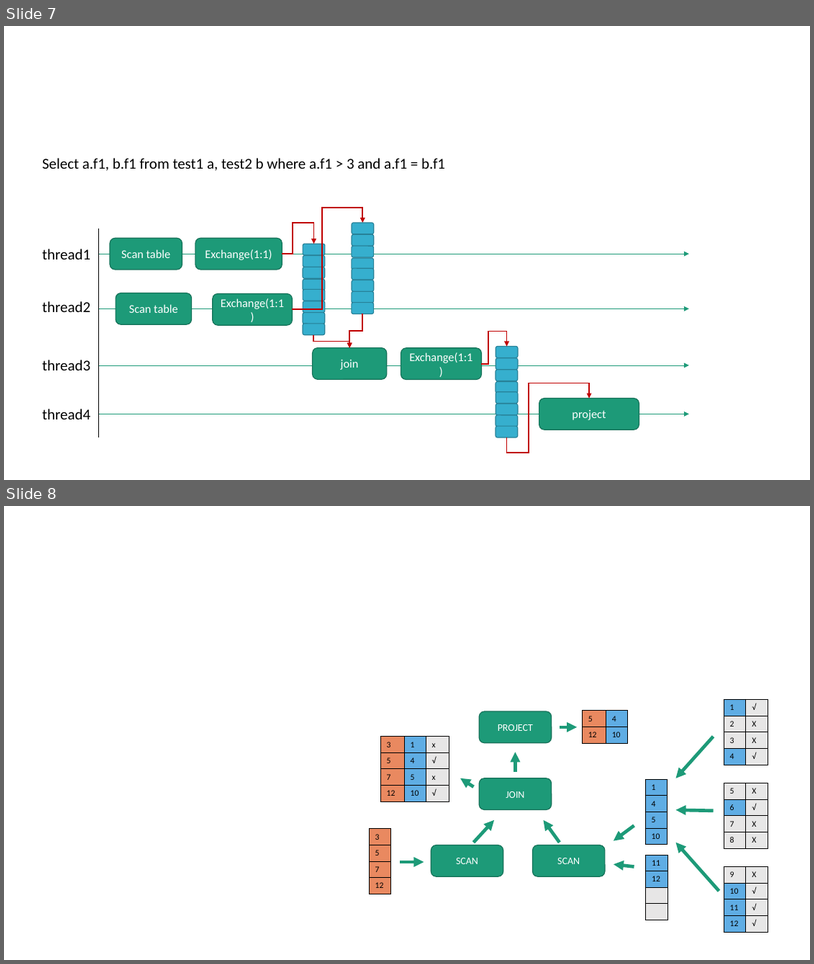
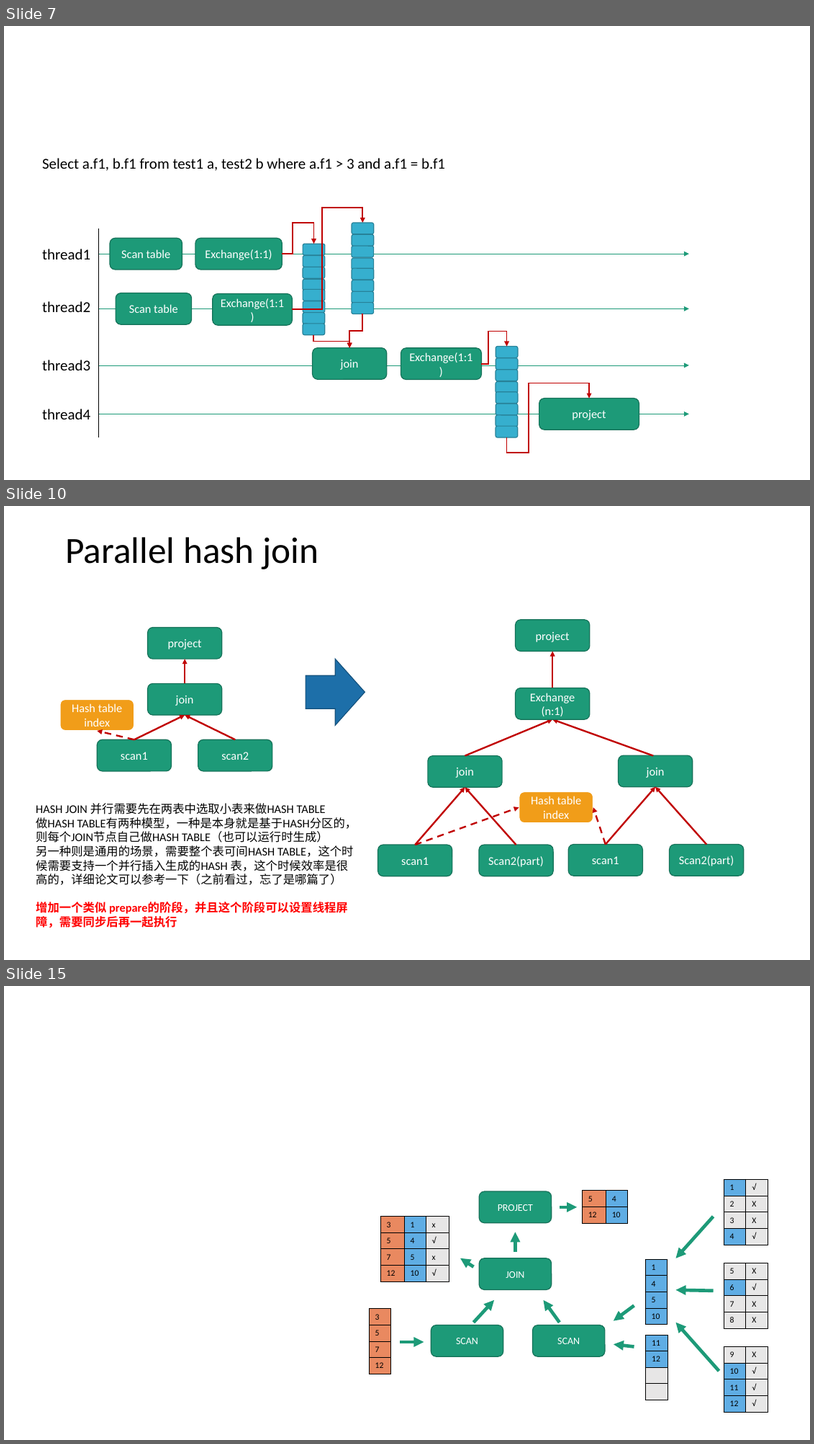
Before and after one commit to scott-zgeng/thor, a slide deck: doc/thor architecture.pptx. Shown one above the other, each under a label of ours: slides 7 and 8 before the commit, slides 7, 10 and 15 after it; the slides between them are not shown. The pictures are 814x964 and 814x1444 pixels, drawn with LibreOffice and Linux fonts; fonts in the diff are those of the drawing. Boxes give left, top, right and bottom in pixels: in the first picture for what was removed or moved away, otherwise in the second. Text is boxed around its words. In the diff, an @@ line names an element or a change of style, - is before the commit and + after.

```diff
--- a/doc/thor architecture.pptx
+++ b/doc/thor architecture.pptx
@@ slide 10 added at [4, 506, 810, 960], background #FFFFFF @@
@@ title added at [65, 537, 319, 569], 44 pt, text #000000 @@
+Parallel hash join
@@ rounded rectangle added at [148, 628, 222, 659], fill #1D9A78, outline #157259 1 pt, 14 pt, text #FFFFFF @@
+project
@@ rounded rectangle added at [516, 620, 590, 651], fill #1D9A78, outline #157259 1 pt, 14 pt, text #FFFFFF @@
+project
@@ arrow added from (553, 688) to (553, 651), #C00000 2 pt @@
@@ arrow added from (185, 683) to (185, 659), #C00000 2 pt @@
@@ right arrow added at [306, 659, 365, 726], fill #1D6FA9, outline #15527D 1 pt @@
@@ rounded rectangle added at [59, 699, 134, 731], fill #F19D19, outline #FFFFFF 1.5 pt, 14 pt, text #FFFFFF @@
+Hash table index
@@ rounded rectangle added at [148, 683, 222, 715], fill #1D9A78, outline #157259 1 pt, 14 pt, text #FFFFFF @@
+join
@@ rounded rectangle added at [516, 688, 590, 720], fill #1D9A78, outline #157259 1 pt, 14 pt, text #FFFFFF @@
+Exchange
+(n:1)
@@ arrow added from (134, 739) to (185, 715), #C00000 2 pt @@
@@ arrow added from (235, 739) to (185, 715), #C00000 2 pt @@
@@ arrow added from (466, 756) to (553, 720), #C00000 2 pt @@
@@ arrow added from (653, 756) to (553, 720), #C00000 2 pt @@
@@ rounded rectangle added at [97, 739, 172, 771], fill #1D9A78, outline #157259 1 pt, 14 pt, text #FFFFFF @@
+scan1
@@ arrow added from (134, 739) to (97, 731), #C00000 2 pt dashed @@
@@ rounded rectangle added at [198, 739, 273, 771], fill #1D9A78, outline #157259 1 pt, 14 pt, text #FFFFFF @@
+scan2
@@ rounded rectangle added at [428, 756, 502, 788], fill #1D9A78, outline #157259 1 pt, 14 pt, text #FFFFFF @@
+join
@@ rounded rectangle added at [619, 755, 693, 787], fill #1D9A78, outline #157259 1 pt, 14 pt, text #FFFFFF @@
+join
@@ text added at [36, 803, 358, 927], 14 pt, text #000000 @@
+HASH JOIN 并行需要先在两表中选取小表来做HASH TABLE
+做HASH TABLE有两种模型，一种是本身就是基于HASH分区的，则每个JOIN节点自己做HASH TABLE（也可以运行时生成）
+另一种则是通用的场景，需要整个表可间HASH TABLE，这个时候需要支持一个并行插入生成的HASH 表，这个时候效率是很高的，详细论文可以参考一下（之前看过，忘了是哪篇了）
+增加一个类似 prepare的阶段，并且这个阶段可以设置线程屏障，需要同步后再一起执行
@@ arrow added from (415, 845) to (466, 788), #C00000 2 pt @@
@@ arrow added from (415, 845) to (520, 807), #C00000 2 pt dashed @@
@@ arrow added from (517, 845) to (466, 788), #C00000 2 pt @@
@@ rounded rectangle added at [520, 792, 594, 823], fill #F19D19, outline #FFFFFF 1.5 pt, 14 pt, text #FFFFFF @@
+Hash table index
@@ arrow added from (606, 844) to (594, 807), #C00000 2 pt dashed @@
@@ arrow added from (606, 844) to (656, 787), #C00000 2 pt @@
@@ arrow added from (707, 844) to (656, 787), #C00000 2 pt @@
@@ rounded rectangle added at [378, 845, 453, 876], fill #1D9A78, outline #157259 1 pt, 14 pt, text #FFFFFF @@
+scan1
@@ rounded rectangle added at [479, 845, 554, 876], fill #1D9A78, outline #157259 1 pt, 14 pt, text #FFFFFF @@
+Scan2(part)
@@ rounded rectangle added at [569, 844, 643, 875], fill #1D9A78, outline #157259 1 pt, 14 pt, text #FFFFFF @@
+scan1
@@ rounded rectangle added at [670, 844, 744, 875], fill #1D9A78, outline #157259 1 pt, 14 pt, text #FFFFFF @@
+Scan2(part)
@@ what was slide 8 is now slide 15 @@
```
Also in this commit, not shown: 6 other slides added, 3 other files.
